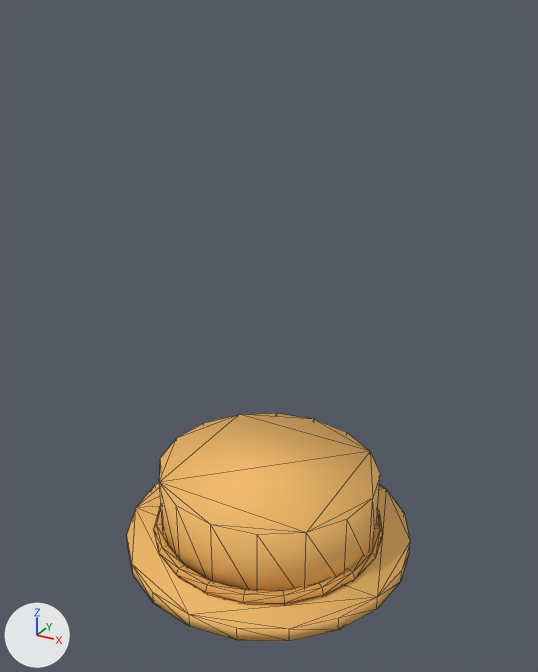
An edit to the glTF model public/models/accessory-hat.glb, drawn before and after from the same camera.
Rendered twice from a camera (50 mm lens) standing at (0.547, -0.993, 2.542) and looking at (0.006, -0.008, 2.049). The lights are fixed; the arrows at lower left show +X, +Y and +Z. Mesh edges are drawn as thin lines. Vertices at the same position are counted once.

Names of what the first picture shows: 'Acc_Hat_Band', 'Acc_Hat_Brim', 'Acc_Hat_Crown'.
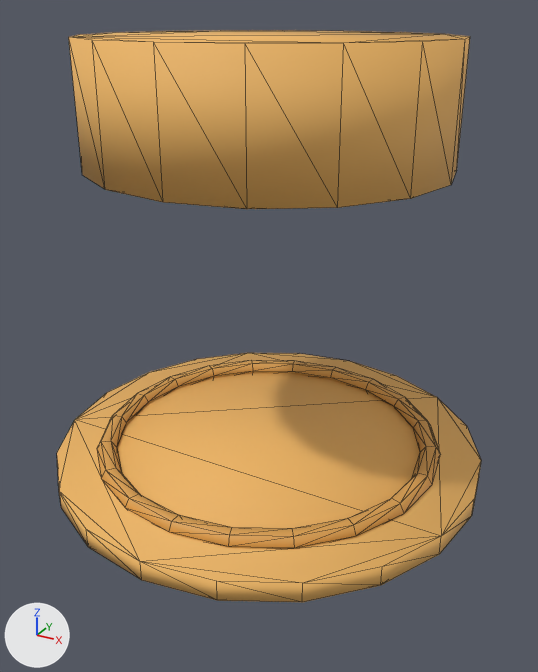
Location of each change, [x1, y1, x2, y2] in pixels of the pictures (538 x 672 px):
'Acc_Hat_Crown', mesh rescaled, moved (81% wider): before [159, 413, 380, 590]; after [69, 30, 470, 209]
'Acc_Hat_Brim', mesh rescaled, moved: before [127, 483, 410, 642]; after [57, 353, 481, 602]
'Acc_Hat_Band', mesh rescaled, moved: before [153, 506, 383, 605]; after [97, 360, 440, 549]

The edits, one by one:
me_cylinder_010 has 32 vertices, 60 faces and spans x -0.2..0.2, y -0.19..0.19, z 1.65..1.79.
me_cylinder_010 is used by ob_acc_hat_crown; location (0.0, 0.0, 0.0).
me_cylinder_010 part 1: the whole mesh is scaled about the mesh origin by (1.4, 1.4, 1.3).
me_cylinder_011 has 40 vertices, 76 faces and spans x -0.26..0.26, y -0.26..0.26, z -0.013..0.013.
me_cylinder_011 is used by ob_acc_hat_brim; location (0.0, 0.0, 1.65).
me_cylinder_011 part 2: the whole mesh is scaled about its middle by (1.4, 1.4, 1.3).
me_torus_003 has 120 vertices, 240 faces and spans x -0.212..0.212, y -0.212..0.212, z -0.01..0.01.
me_torus_003 is used by ob_acc_hat_band; location (0.0, 0.0, 1.67).
me_torus_003 part 3: the whole mesh is scaled about its middle by (1.4, 1.4, 1.3).
Object 'Acc_Hat_Crown' (ob_acc_hat_crown) moves from (0.0, 0.0, 0.0) to (0.0, 0.0, 0.18).
Object 'Acc_Hat_Brim' (ob_acc_hat_brim) moves from (0.0, 0.0, 1.65) to (0.0, 0.0, 1.83).
Object 'Acc_Hat_Band' (ob_acc_hat_band) moves from (0.0, 0.0, 1.67) to (0.0, 0.0, 1.85).
